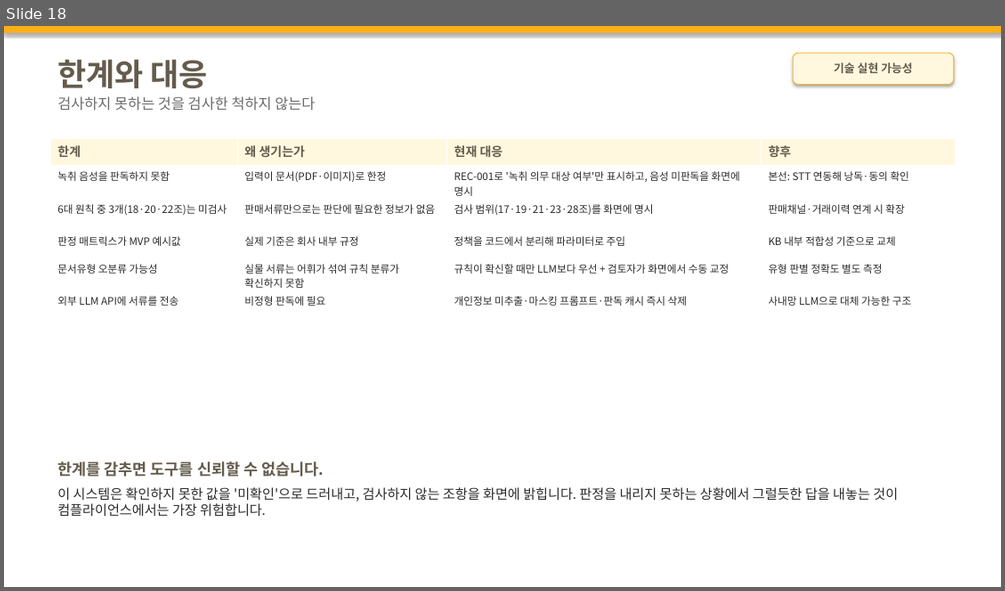
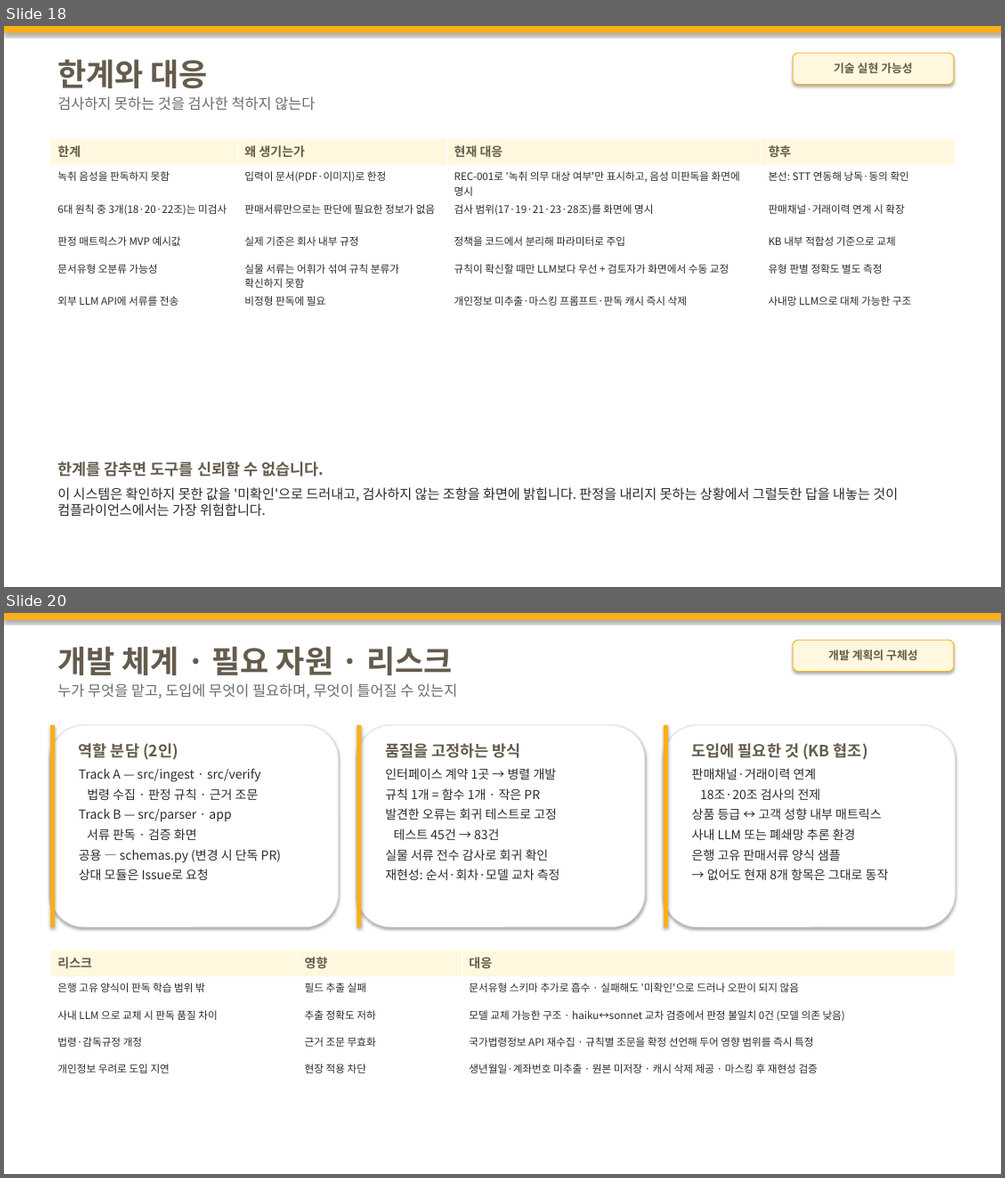
Before and after one commit to M0282/26KBAI_LW, a slide deck: docs/기술설명서_초안.pptx. Shown one above the other, each under a label of ours: slide 18 before the commit, slides 18 and 20 after it; the slides between them are not shown. The pictures are 1005x591 and 1005x1178 pixels, drawn with LibreOffice and Linux fonts; fonts in the diff are those of the drawing. Boxes give left, top, right and bottom in pixels: in the first picture for what was removed or moved away, otherwise in the second. Text is boxed around its words. In the diff, an @@ line names an element or a change of style, - is before the commit and + after.

```diff
--- a/docs/기술설명서_초안.pptx
+++ b/docs/기술설명서_초안.pptx
@@ slide 20 added at [4,613,1001,1174], background #FFFFFF @@
@@ rectangle added at [4,613,1001,620], fill #FCAF17 @@
@@ text added at [57,646,457,698], 14 pt, text #6B6B6B @@
+개발 체계 · 필요 자원 · 리스크
+누가 무엇을 맡고, 도입에 무엇이 필요하며, 무엇이 틀어질 수 있는지
@@ rounded rectangle added at [793,640,954,672], fill #FFF8DF, outline #FCAF17 0.75 pt, 11 pt, text #645B4C, bold @@
+개발 계획의 구체성
@@ rounded rectangle added at [50,725,339,927], fill #FFFFFF, outline #E6E0D4 0.75 pt @@
@@ rectangle added at [50,725,55,927], fill #FCAF17 @@
@@ text added at [79,743,281,880], 12 pt, text #2B2B2B @@
+역할 분담 (2인)
+Track A — src/ingest · src/verify
+법령 수집 · 판정 규칙 · 근거 조문
+Track B — src/parser · app
+서류 판독 · 검증 화면
+공용 — schemas.py (변경 시 단독 PR)
+상대 모듈은 Issue로 요청
@@ rounded rectangle added at [357,725,645,927], fill #FFFFFF, outline #E6E0D4 0.75 pt @@
@@ rectangle added at [357,725,362,927], fill #FCAF17 @@
@@ text added at [385,743,560,880], 12 pt, text #2B2B2B @@
+품질을 고정하는 방식
+인터페이스 계약 1곳 → 병렬 개발
+규칙 1개 = 함수 1개 · 작은 PR
+발견한 오류는 회귀 테스트로 고정
+테스트 45건 → 83건
+실물 서류 전수 감사로 회귀 확인
+재현성: 순서·회차·모델 교차 측정
@@ rounded rectangle added at [663,725,955,927], fill #FFFFFF, outline #E6E0D4 0.75 pt @@
@@ rectangle added at [663,725,668,927], fill #FCAF17 @@
@@ text added at [692,743,889,880], 12 pt, text #2B2B2B @@
+도입에 필요한 것 (KB 협조)
+판매채널·거래이력 연계
+18조·20조 검사의 전제
+상품 등급 ↔ 고객 성향 내부 매트릭스
+사내 LLM 또는 폐쇄망 추론 환경
+은행 고유 판매서류 양식 샘플
+→ 없어도 현재 8개 항목은 그대로 동작
@@ table added at [50,949,955,1084], 5 rows, 3 columns @@
+리스크 | 영향 | 대응
+은행 고유 양식이 판독 학습 범위 밖 | 필드 추출 실패 | 문서유형 스키마 추가로 흡수 · 실패해도 '미확인'으로 드러나 오판이 되지 않음
+사내 LLM 으로 교체 시 판독 품질 차이 | 추출 정확도 저하 | 모델 교체 가능한 구조 · haiku↔sonnet 교차 검증에서 판정 불일치 0건 (모델 의존 낮음)
+법령·감독규정 개정 | 근거 조문 무효화 | 국가법령정보 API 재수집 · 규칙별 조문을 확정 선언해 두어 영향 범위를 즉시 특정
+개인정보 우려로 도입 지연 | 현장 적용 차단 | 생년월일·계좌번호 미추출 · 원본 미저장 · 캐시 삭제 제공 · 마스킹 후 재현성 검증
```
Also in this commit, not shown: 1 slide changed, 1 other file.
